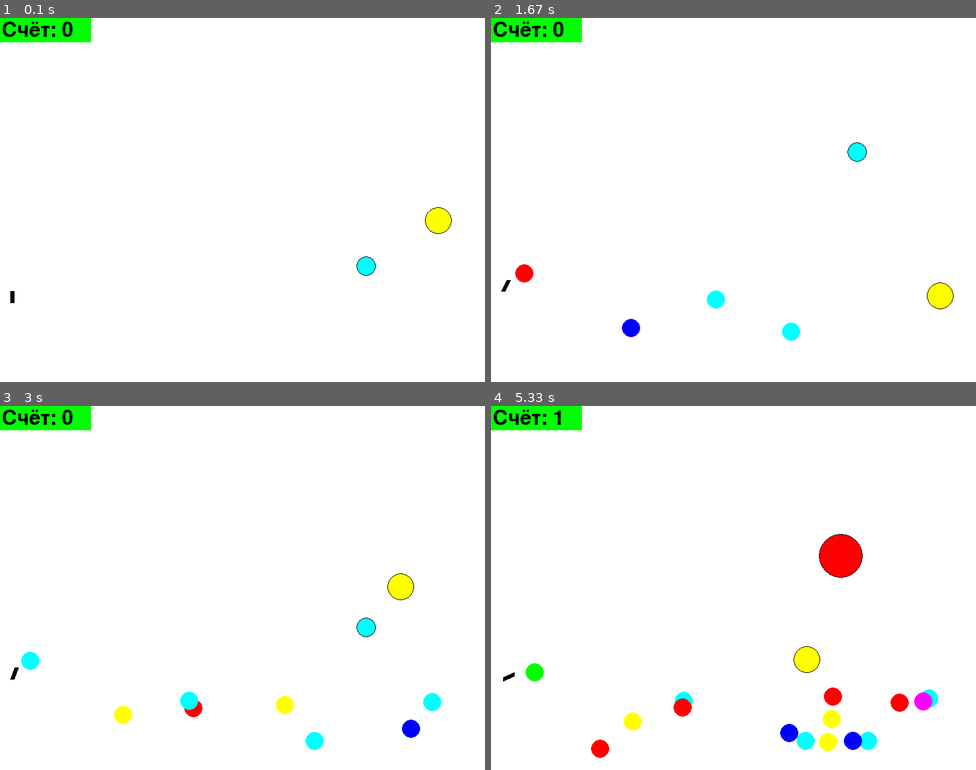
Above: before the commit, frames 1-4 (two rows, left to right).
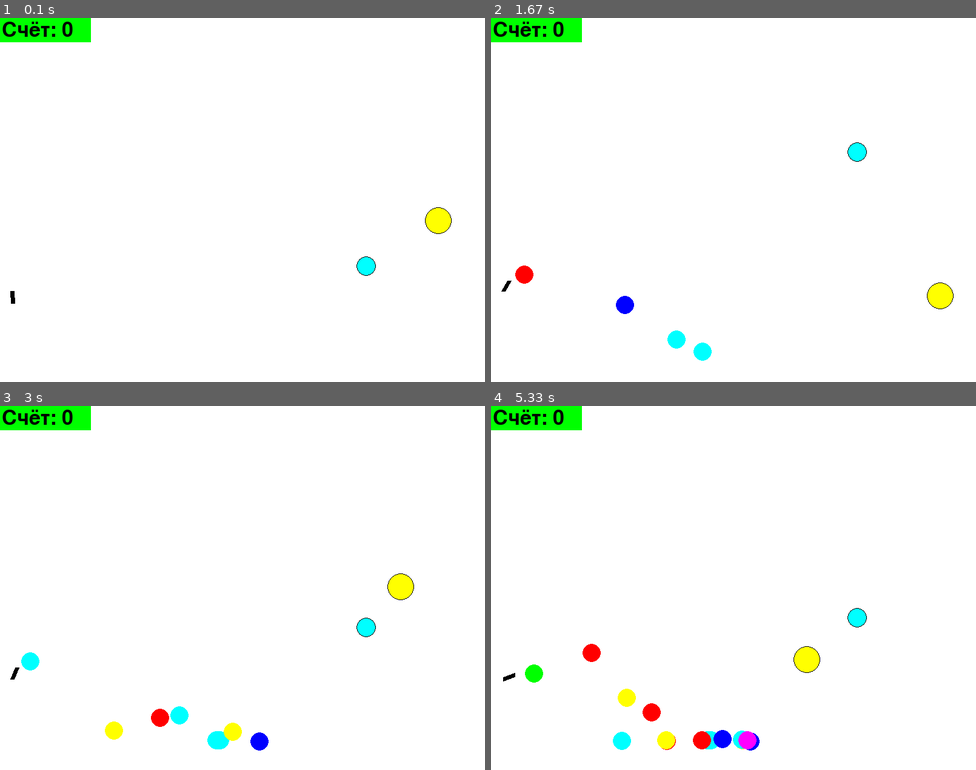
Above: after the commit, the same moments.

Repository: sarseniy/infa_2020_sarseniy
Game: pygame game, started from lab8/1_pygame.py
Two runs of this game, one before a commit and one after it. Both use one fixed random seed, a clock stepped at 60 frames per second and the inputs below.
Inputs (mouse positions are in pixels of both pictures, inside the frame that each line leads up to):
- Up to frame 1 (0.1 s): no input
- Up to frame 2 (1.67 s): press the mouse at (617, 203) at 0.37 s; move the mouse to (699, 243) at 0.47 s; release the mouse at (782, 280) at 0.6 s; press the mouse at (617, 203) at 0.7 s; move the mouse to (699, 247) at 0.8 s; release the mouse at (777, 291) at 0.93 s; press the mouse at (617, 203) at 1.03 s; move the mouse to (704, 196) at 1.13 s; release the mouse at (791, 189) at 1.27 s; press the mouse at (617, 203) at 1.37 s; move the mouse to (602, 170) at 1.47 s; release the mouse at (588, 141) at 1.6 s
- Up to frame 3 (3 s): press the mouse at (126, 591) at 1.7 s; move the mouse to (232, 558) at 1.8 s; release the mouse at (344, 522) at 1.93 s; press the mouse at (126, 591) at 2.03 s; move the mouse to (126, 591) at 2.13 s; release the mouse at (126, 591) at 2.27 s; press the mouse at (126, 591) at 2.37 s; move the mouse to (126, 657) at 2.47 s; release the mouse at (126, 726) at 2.6 s; press the mouse at (126, 591) at 2.7 s; move the mouse to (97, 569) at 2.8 s; release the mouse at (63, 551) at 2.93 s
- Up to frame 4 (5.33 s): press the mouse at (617, 591) at 3.03 s; move the mouse to (612, 606) at 3.13 s; release the mouse at (607, 624) at 3.27 s; press the mouse at (617, 591) at 3.37 s; move the mouse to (660, 646) at 3.47 s; release the mouse at (704, 700) at 3.6 s; press the mouse at (617, 591) at 3.7 s; move the mouse to (621, 522) at 3.8 s; release the mouse at (626, 453) at 3.93 s; press the mouse at (617, 591) at 4.03 s; move the mouse to (718, 591) at 4.13 s; release the mouse at (820, 595) at 4.27 s; press the mouse at (617, 591) at 4.37 s; move the mouse to (607, 529) at 4.47 s; release the mouse at (597, 471) at 4.6 s; press the mouse at (617, 591) at 4.7 s; move the mouse to (743, 577) at 4.8 s; release the mouse at (869, 566) at 4.93 s; press the mouse at (617, 591) at 5.03 s; move the mouse to (718, 573) at 5.13 s; release the mouse at (815, 558) at 5.27 s

The runs differ from the first frame. In frame 1, less than 0.1% of the frame differs, in the area x 2-4%, y 76-79%; in frame 2, 0.9%; in frame 3, 1.8%; in frame 4, 4.3%, in the area x 3-93%, y 1-97%.

Commit message:
Финальная версия игры готова (почти)
Переделана логика движения снарядов
Исправлены небольшие баги
Изменены имена классов для более простого восприятия кода
Реализована задержка при появлении новых мишеней
Запланировано добавление звуков в игру (TODO)

Diff:
--- a/lab8/1_pygame.py
+++ b/lab8/1_pygame.py
@@ -21,13 +21,13 @@
 pygame.display.update()
 
 
-def update_score():
+def update_score(score):
     """
     Функция отвечает за отрисовку колличества очков, набранных игроком.
     """
     rect(screen, GREEN, (0, 0, 150, 40))
     my_font = pygame.font.Font(None, 50)
-    score_string = "Счёт: " + str(Target.point)
+    score_string = "Счёт: " + str(score)
     if Target.point < 0:
         text_color = RED
     else:
@@ -36,10 +36,10 @@
     screen.blit(score_text, (3, 3))
 
 
-class Ball:
+class Projectile:
     def __init__(self, x=40, y=450):
         """
-        Конструктор класса ball
+        Конструктор класса Projectile
         Args:
         x - начальное положение мяча по горизонтали
         y - начальное положение мяча по вертикали
@@ -50,7 +50,6 @@
         self.vx = 0
         self.vy = 0
         self.color = choice([RED, BLUE, YELLOW, GREEN, MAGENTA, CYAN])
-        self.id = circle(screen, self.color, (self.x, self.y), self.r)
         self.live = 10
         self.dead = False
 
@@ -60,9 +59,10 @@
         """
         self.live -= 0.03
         if self.live <= 0:
+            self.x = self.y = self.x = 0
             self.dead = True
 
-    def set_coords(self):
+    def draw(self):
         """
         Метод реализует отрисовку мячика на экране.
         """
@@ -70,30 +70,25 @@
             circle(screen, self.color, (round(self.x), round(self.y)), self.r)
 
     def move(self):
-        """
-        Переместить мяч по прошествии единицы времени.
-        Метод описывает перемещение мяча за один кадр перерисовки. То есть, обновляет значения
-        self.x и self.y с учетом скоростей self.vx и self.vy, силы гравитации, действующей на мяч,
-        и стен по краям окна (размер окна 800х600).
-        """
-        if 600 > self.y + self.r > 560:
-            dvy = 0
-        else:
-            dvy = 2
-        self.y -= self.vy
-        self.x += self.vx
-        self.vy -= dvy
-        self.set_coords()
-        if self.y + self.r > 560:
-            self.vy *= -1
-        if (self.x + self.r > 780) or (self.x - self.r < 20):
-            self.vx *= -1
-        if self.y + self.r > 559:
-            self.vy /= 1.3
-            self.vx /= 1.3
+        if self.y <= 550:
+            self.vy -= 1.2
+            self.y -= self.vy
+            self.x += self.vx
+            self.vx *= 0.99
+        elif self.vx ** 2 + self.vy ** 2 > 10:
+            self.vy = -self.vy / 2
+            self.vx = self.vx / 2
+            self.y = 549
+        if self.x > 780:
+            self.vx = -self.vx / 2
+            self.x = 779
+        if self.x < 20:
+            self.vx = -self.vx / 2
+            self.x = 21
+        self.draw()
         self.check_time()
 
-    def hittest(self, obj):
+    def hit_test(self, obj):
         """
         Метод проверяет сталкивалкивается ли данный обьект с целью, описываемой в обьекте obj.
         Args:
@@ -101,7 +96,7 @@
         Returns:
             Возвращает True в случае столкновения мяча и цели. В противном случае возвращает False.
         """
-        if (self.x - obj.x) ** 2 + (self.y - obj.y) ** 2 < (obj.r + self.r) ** 2:
+        if (self.x - obj.x) ** 2 + (self.y - obj.y) ** 2 < (obj.r + self.r) ** 2 and not obj.cooldown():
             return True
         else:
             return False
@@ -118,15 +113,14 @@
         self.angle = 1
         self.x = 50
         self.y = 420
-        line(screen, BLACK, (20, 450), (self.x, self.y), 7)
-
-    def fire2_start(self):
+
+    def fire_start(self):
         """
         Метод отвечает за начало процесса заряжания
         """
         self.on = True
 
-    def fire2_end(self, projectile):
+    def fire_end(self, projectile):
         """
         Выстрел мячом.
         Происходит при отпускании кнопки мыши.
@@ -134,19 +128,19 @@
         """
         x = pygame.mouse.get_pos()[0]
         y = pygame.mouse.get_pos()[1]
-        new_ball = Ball()
-        new_ball.r += 5
+        new_projectile = Projectile()
+        new_projectile.r += 5
         try:
-            self.angle = math.atan((y - new_ball.y) / (x - new_ball.x))
+            self.angle = math.atan((y - new_projectile.y) / (x - new_projectile.x))
         except ZeroDivisionError:
             self.angle = 2 * math.pi
-        new_ball.vx = self.power * math.cos(self.angle)
-        new_ball.vy = - self.power * math.sin(self.angle)
-        projectile += [new_ball]
+        new_projectile.vx = self.power * math.cos(self.angle)
+        new_projectile.vy = - self.power * math.sin(self.angle)
+        projectile += [new_projectile]
         self.on = 0
         self.power = 10
 
-    def targetting(self):
+    def targeting(self):
         """
         Прицеливание. Зависит от положения мыши.
         """
@@ -157,9 +151,9 @@
         except ZeroDivisionError:
             self.angle = 2 * math.pi
         if self.on:
-            line(screen, RED, (20, 450), (self.x, self.y), 7)
+            line(screen, RED, (20, 450), (round(self.x), round(self.y)), 7)
         else:
-            line(screen, BLACK, (20, 450), (self.x, self.y), 7)
+            line(screen, BLACK, (20, 450), (round(self.x), round(self.y)), 7)
         self.x = 20 + max(self.power, 20) * math.cos(self.angle)
         self.y = 450 + max(self.power, 20) * math.sin(self.angle)
         self.power_up()
@@ -177,7 +171,7 @@
 class Target:
     point = 0
 
-    def __init__(self):
+    def __init__(self, time=0):
         """
         Инициализация объектка класса Target.
         """
@@ -189,6 +183,7 @@
         self.live = 1
         self.vx = rnd(-5, 5)
         self.vy = rnd(-5, 5)
+        self.time = time
         self.target_update()
 
     def move(self):
@@ -206,9 +201,20 @@
         """
         Метод прорисовывает мишень на экране.
         """
-        self.move()
-        circle(screen, self.color, (self.x, self.y), self.r)
-        circle(screen, BLACK, (self.x, self.y), self.r, 1)
+        if not self.cooldown():
+            self.move()
+            circle(screen, self.color, (self.x, self.y), self.r)
+            circle(screen, BLACK, (self.x, self.y), self.r, 1)
+        self.tick()
+
+    def cooldown(self):
+        if self.time > 100:
+            return False
+        else:
+            return True
+
+    def tick(self):
+        self.time += 1
 
     @staticmethod
     def hit(points=1):
@@ -219,7 +225,7 @@
 
 
 g = Gun()
-balls = []
+projectiles = []
 
 clock = pygame.time.Clock()
 finished = False
@@ -227,7 +233,7 @@
 
 targets = []
 for i in range(2):
-    t = Target()
+    t = Target(time=101)
     t.live = 1
     targets.append(t)
 
@@ -239,27 +245,29 @@
     for event in pygame.event.get():
 
         if event.type == pygame.MOUSEBUTTONDOWN:
-            g.fire2_start()
+            g.fire_start()
 
         if event.type == pygame.MOUSEBUTTONUP:
-            g.fire2_end(balls)
+            g.fire_end(projectiles)
 
         if event.type == pygame.QUIT:
             finished = True
 
-    for ball in balls:
-        ball.move()
+    for projectile in projectiles:
+        projectile.move()
 
     for t in targets:
         t.target_update()
 
-        for b in balls:
-            if b.hittest(t):
+        for b in projectiles:
+            if b.hit_test(t):
                 index = targets.index(t)
                 t = Target()
                 targets[index] = t
                 t.hit()
 
-    g.targetting()
-    update_score()
+    g.targeting()
+    update_score(Target.point)
     pygame.display.update()
+
+pygame.quit()
